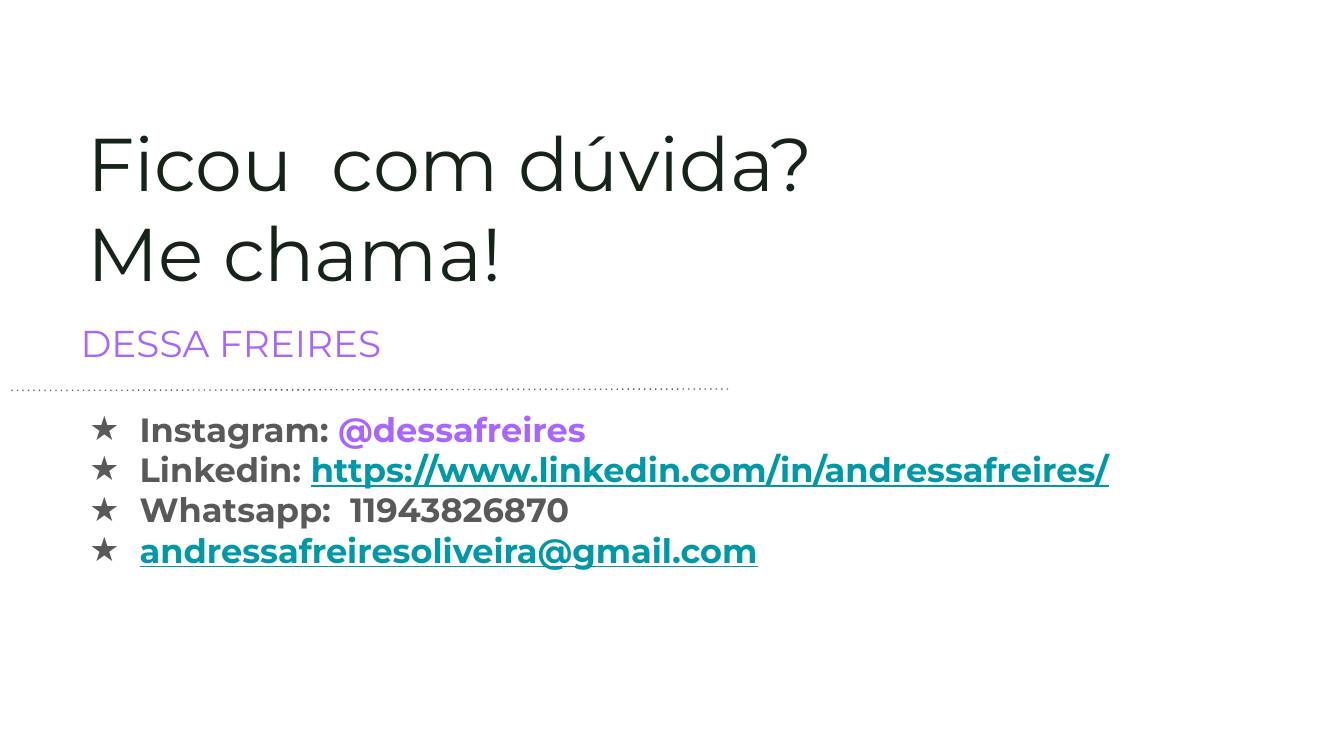
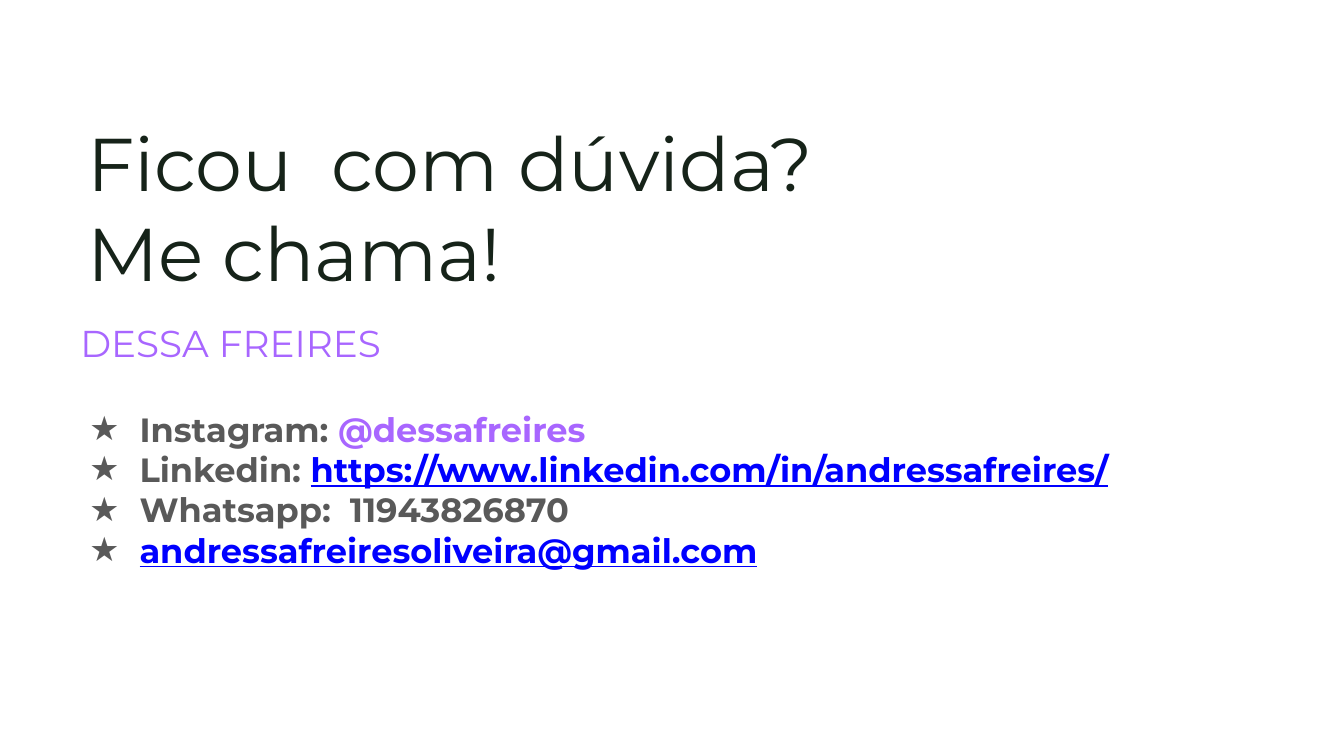
Before and after one commit to reprograma/On11-TodasEmTech-s12-BD, a slide deck: slide 8 of Representação Gráfica (MER) e Tabela Relacional.pptx. Drawn at 1344x756 pixels with LibreOffice and Linux fonts; fonts in the diff are those of the drawing. Boxes give left, top, right and bottom in pixels: in the first picture for what was removed or moved away, otherwise in the second. Text is boxed around its words. In the diff, an @@ line names an element or a change of style, - is before the commit and + after.

```diff
--- a/Representação Gráfica (MER) e Tabela Relacional.pptx
+++ b/Representação Gráfica (MER) e Tabela Relacional.pptx
@@ line removed from (11, 391) to (731, 388) @@
@@ text "Instagram: @dessafreires" at box(140, 415, 1109, 570): text colour #0097A7 to #0000FF in "https://www.linkedin.com/in/andressafreires/", "andressafreiresoliveira@gmail.com"; indent changed @@
```
Also in this commit, not shown: 7 other slides changed.
